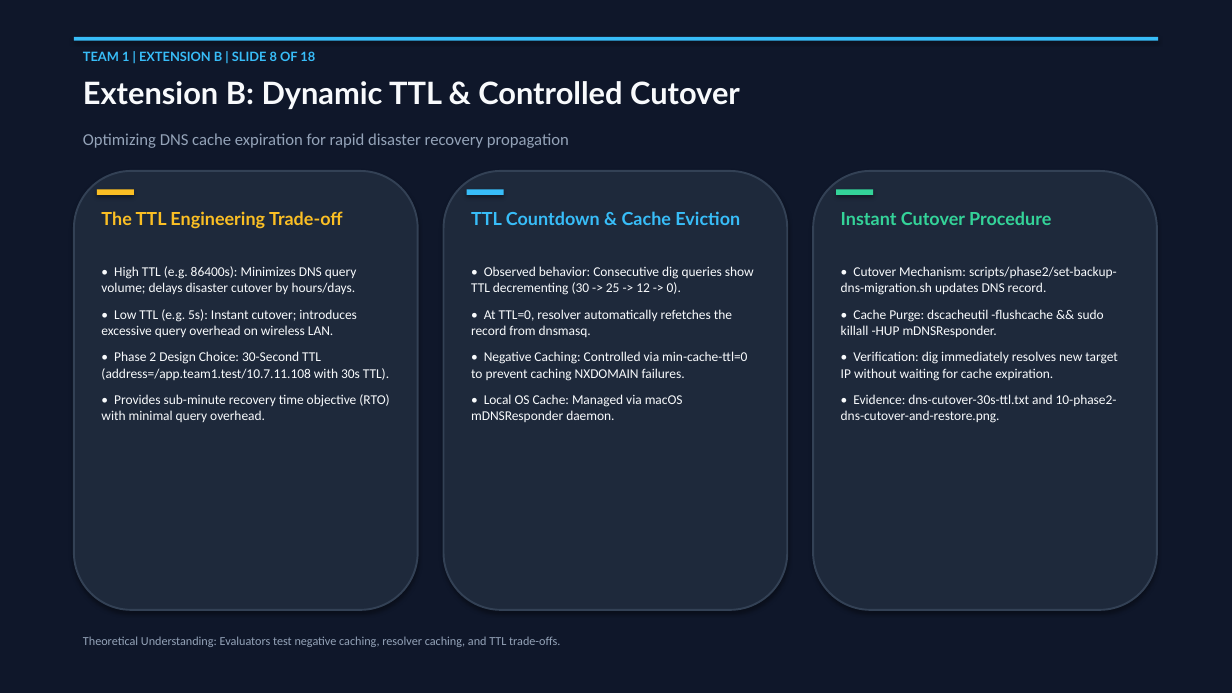
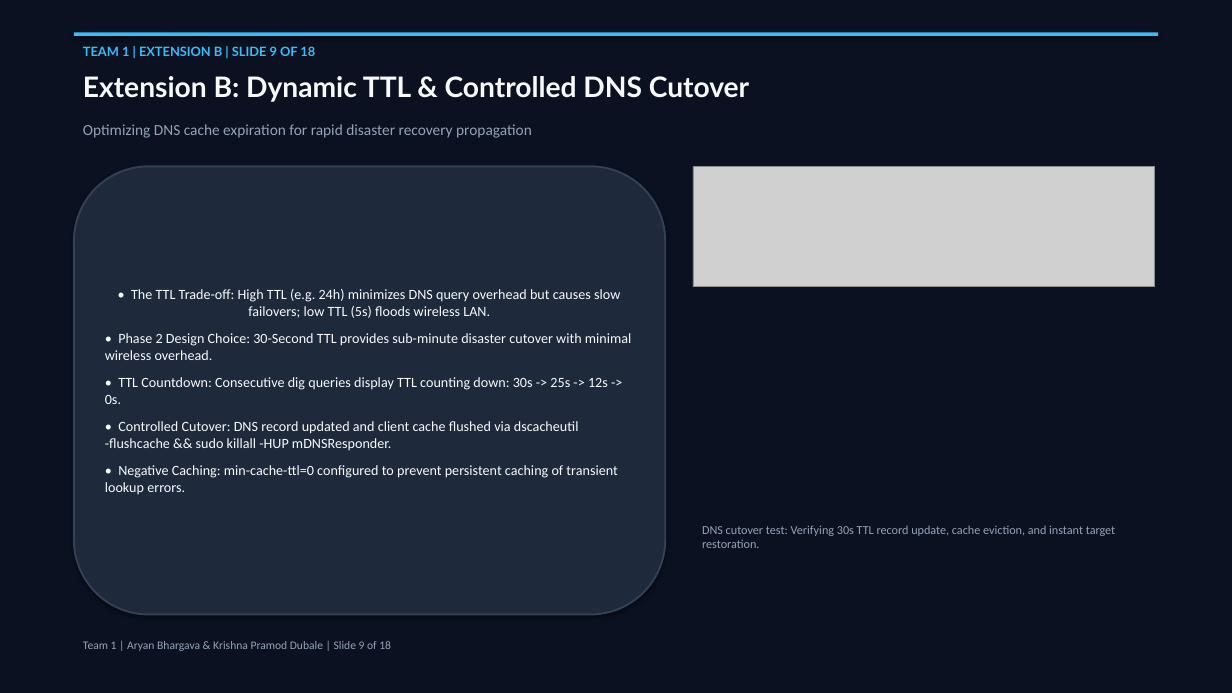
Before and after one commit to sanath-2512/Computer_Network, a slide deck: slide 9 of docs/Phase2_Final_Presentation_Team1.pptx (slide 8 before the commit). Drawn at 1232x693 pixels with LibreOffice and Linux fonts; fonts in the diff are those of the drawing; grey boxes stand for pictures. Boxes give left, top, right and bottom in pixels: in the first picture for what was removed or moved away, otherwise in the second. Text is boxed around its words. In the diff, an @@ line names an element or a change of style, - is before the commit and + after.

Commit message:
docs: rebuild presentation in 16:9 widescreen with embedded evidence screenshots

```diff
--- a/docs/Phase2_Final_Presentation_Team1.pptx
+++ b/docs/Phase2_Final_Presentation_Team1.pptx
@@ rectangle at bbox=[0, 0, 1232, 693]: fill #0F172A to #0B1120; outline #0F172A 0.75 pt to #0B1120 0.75 pt @@
@@ rectangle: place and size @@
-rectangle at bbox=[74, 37, 1158, 41]
+rectangle at bbox=[74, 32, 1158, 36]
@@ text at bbox=[83, 44, 315, 58]: text changed @@
-TEAM 1 | EXTENSION B | SLIDE 8 OF 18
+TEAM 1 | EXTENSION B | SLIDE 9 OF 18
@@ text at bbox=[83, 76, 749, 102]: text changed; size 24 to 22 pt @@
-Extension B: Dynamic TTL & Controlled Cutover
+Extension B: Dynamic TTL & Controlled DNS Cutover
@@ text "Optimizing DNS cache expiration for ...": place and size @@
-text "Optimizing DNS cache expiration for ..." at bbox=[83, 133, 569, 148]
+text "Optimizing DNS cache expiration for ..." at bbox=[83, 124, 532, 138]
@@ text "Optimizing DNS cache expiration for ..." at bbox=[83, 124, 532, 138]: size 13 to 12 pt @@
@@ rounded rectangle removed at bbox=[74, 171, 418, 610] @@
@@ rounded rectangle added at bbox=[74, 166, 665, 615], fill #1E293B, outline #334155 1.5 pt, 11 pt, text #F8FAFC @@
+• The TTL Trade-off: High TTL (e.g. 24h) minimizes DNS query overhead but causes slow failovers; low TTL (5s) floods wireless LAN.
+• Phase 2 Design Choice: 30-Second TTL provides sub-minute disaster cutover with minimal wireless overhead.
+• TTL Countdown: Consecutive dig queries display TTL counting down: 30s -> 25s -> 12s -> 0s.
+• Controlled Cutover: DNS record updated and client cache flushed via dscacheutil -flushcache && sudo killall -HUP mDNSResponder.
+• Negative Caching: min-cache-ttl=0 configured to prevent persistent caching of transient lookup errors.
@@ rounded rectangle removed at bbox=[444, 171, 787, 610] @@
@@ picture added at bbox=[693, 166, 1155, 287] @@
@@ rounded rectangle removed at bbox=[813, 171, 1157, 610] @@
@@ rectangle removed at bbox=[97, 189, 134, 195] @@
@@ rectangle removed at bbox=[467, 189, 504, 195] @@
@@ rectangle removed at bbox=[836, 189, 873, 195] @@
@@ text removed at bbox=[101, 211, 343, 229] @@
-The TTL Engineering Trade-off
@@ text removed at bbox=[471, 211, 740, 225] @@
-TTL Countdown & Cache Eviction
@@ text removed at bbox=[841, 211, 1051, 225] @@
-Instant Cutover Procedure
@@ text removed at bbox=[101, 266, 389, 422] @@
-• High TTL (e.g. 86400s): Minimizes DNS query volume; delays disaster cutover by hours/days.
-• Low TTL (e.g. 5s): Instant cutover; introduces excessive query overhead on wireless LAN.
-• Phase 2 Design Choice: 30-Second TTL (address=/app.team1.test/10.7.11.108 with 30s TTL).
-• Provides sub-minute recovery time objective (RTO) with minimal query overhead.
@@ text removed at bbox=[471, 266, 754, 422] @@
-• Observed behavior: Consecutive dig queries show TTL decrementing (30 -> 25 -> 12 -> 0).
-• At TTL=0, resolver automatically refetches the record from dnsmasq.
-• Negative Caching: Controlled via min-cache-ttl=0 to prevent caching NXDOMAIN failures.
-• Local OS Cache: Managed via macOS mDNSResponder daemon.
@@ text removed at bbox=[841, 266, 1117, 423] @@
-• Cutover Mechanism: scripts/phase2/set-backup-dns-migration.sh updates DNS record.
-• Cache Purge: dscacheutil -flushcache && sudo killall -HUP mDNSResponder.
-• Verification: dig immediately resolves new target IP without waiting for cache expiration.
-• Evidence: dns-cutover-30s-ttl.txt and 10-phase2-dns-cutover-and-restore.png.
@@ text added at bbox=[702, 525, 1115, 548], 9.5 pt, text #94A3B8 @@
+DNS cutover test: Verifying 30s TTL record update, cache eviction, and instant target restoration.
@@ text removed at bbox=[83, 636, 560, 647] @@
-Theoretical Understanding: Evaluators test negative caching, resolver caching, and TTL trade-offs.
@@ text added at bbox=[83, 641, 391, 651], 9 pt, text #94A3B8 @@
+Team 1 | Aryan Bhargava & Krishna Pramod Dubale | Slide 9 of 18
```
Also in this commit, not shown: 11 other slides changed, 6 slides added, 6 slides removed, 3 other files.
